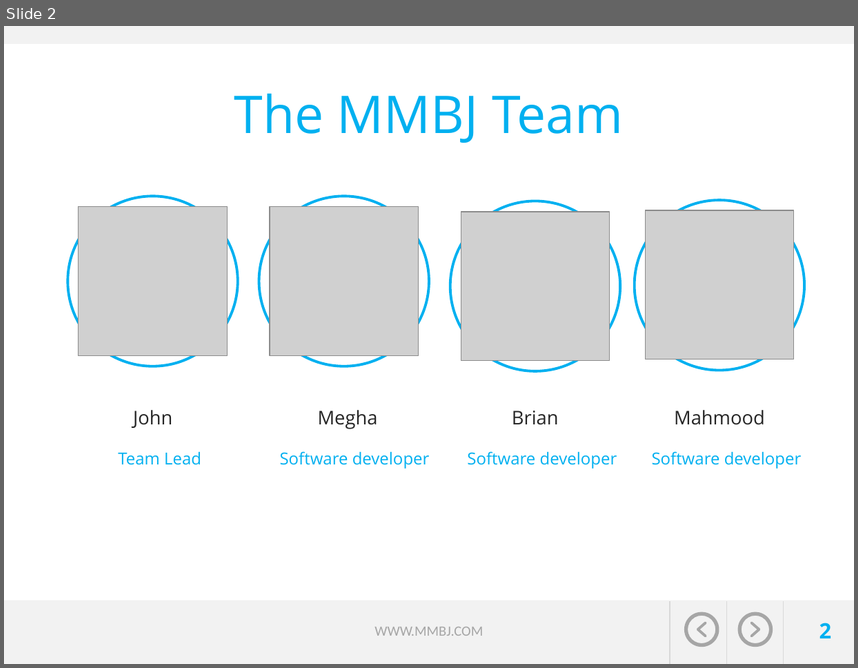
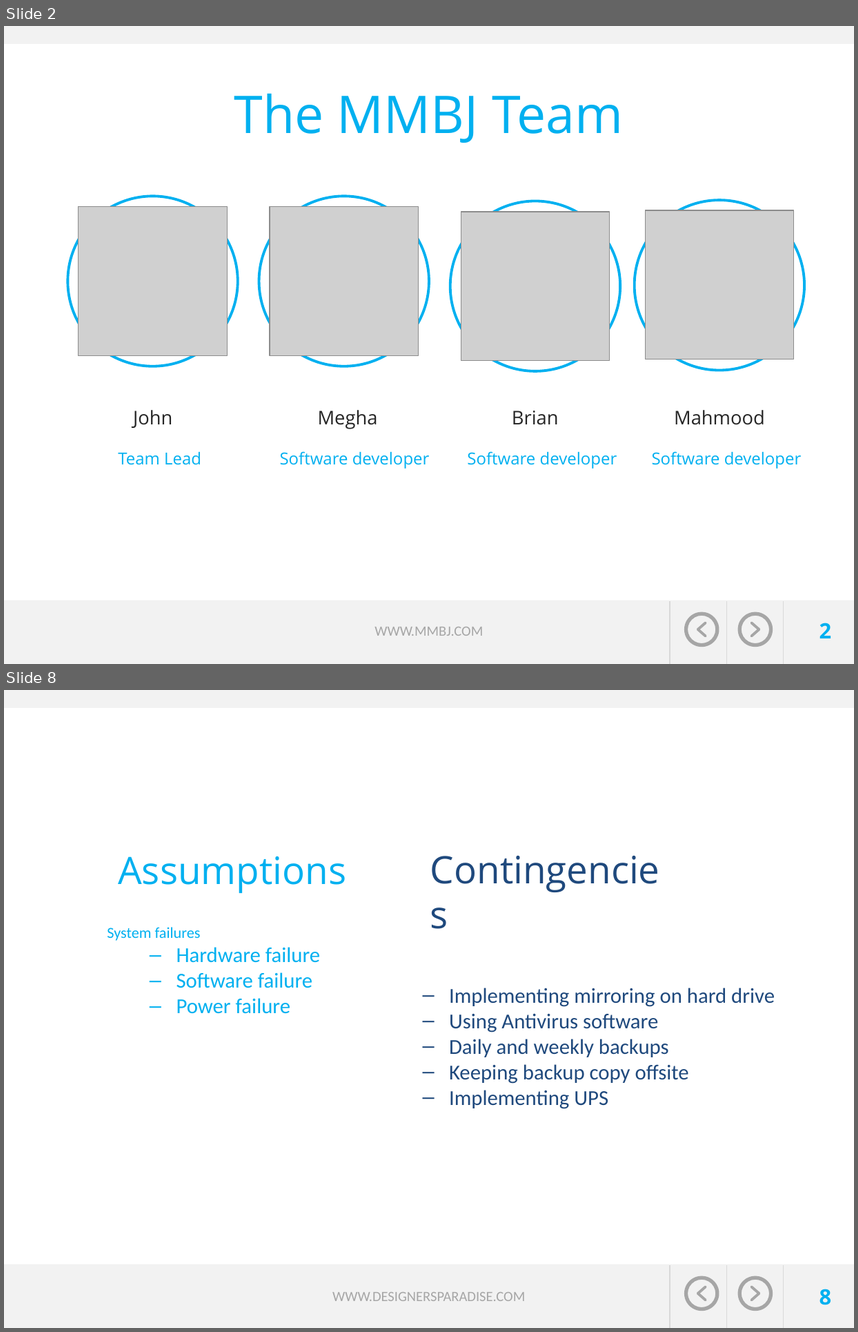
Before and after one commit to jvector-solutions/SAIT-OOSD-Team5, a slide deck: presentation/Travel expert presentation_Group5-John-Megha-Brian-Mahmood.pptx. Shown one above the other, each under a label of ours: slide 2 before the commit, slides 2 and 8 after it; the slides between them are not shown. The pictures are 858x668 and 858x1332 pixels, drawn with LibreOffice and Linux fonts; fonts in the diff are those of the drawing; grey boxes stand for pictures; background and template pictures are left out. Boxes give left, top, right and bottom in pixels: in the first picture for what was removed or moved away, otherwise in the second. Text is boxed around its words. In the diff, an @@ line names an element or a change of style, - is before the commit and + after.

```diff
--- a/presentation/Travel expert presentation_Group5-John-Megha-Brian-Mahmood.pptx
+++ b/presentation/Travel expert presentation_Group5-John-Megha-Brian-Mahmood.pptx
@@ slide 8 added at (4,690,854,1328), background picture (left out); not listed: 11 template elements that a slide beside it also shows @@
@@ text added at (422,841,681,896), 32 pt, text #1F497D @@
+Contingencies
@@ title added at (118,856,346,893), 32 pt, text #00B0F0 @@
+Assumptions
@@ text added at (107,927,320,1014), 18 pt, text #00B0F0 @@
+System failures
+  – Hardware failure
+  – Software failure
+  – Power failure
@@ text added at (449,987,775,1109), 18 pt, text #1F497D @@
+  – Implementing mirroring on hard drive
+  – Using Antivirus software
+  – Daily and weekly backups
+  – Keeping backup copy offsite
+  – Implementing UPS
@@ page number added at (820,1288,832,1305), 18 pt, text #00B0F0, bold @@
+8
@@ text added at (332,1292,525,1301), 12 pt, text #A6A6A6 @@
+WWW.DESIGNERSPARADISE.COM
```
Also in this commit, not shown: 8 slides changed, 2 other slides added, 3 slides removed.
